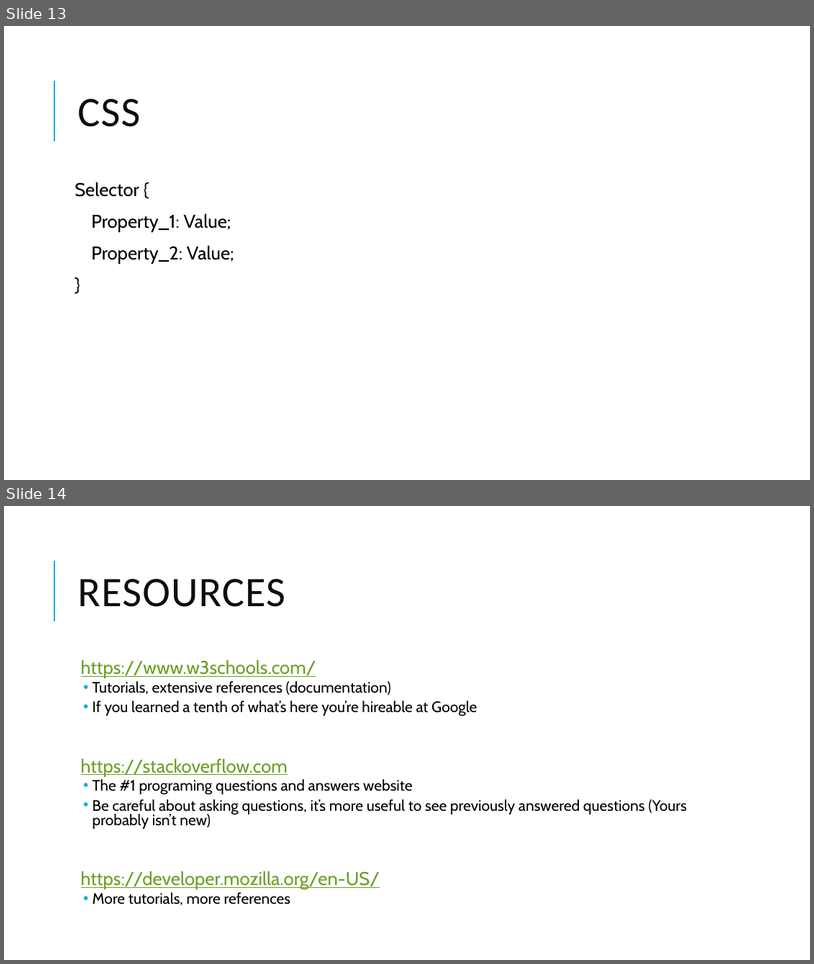
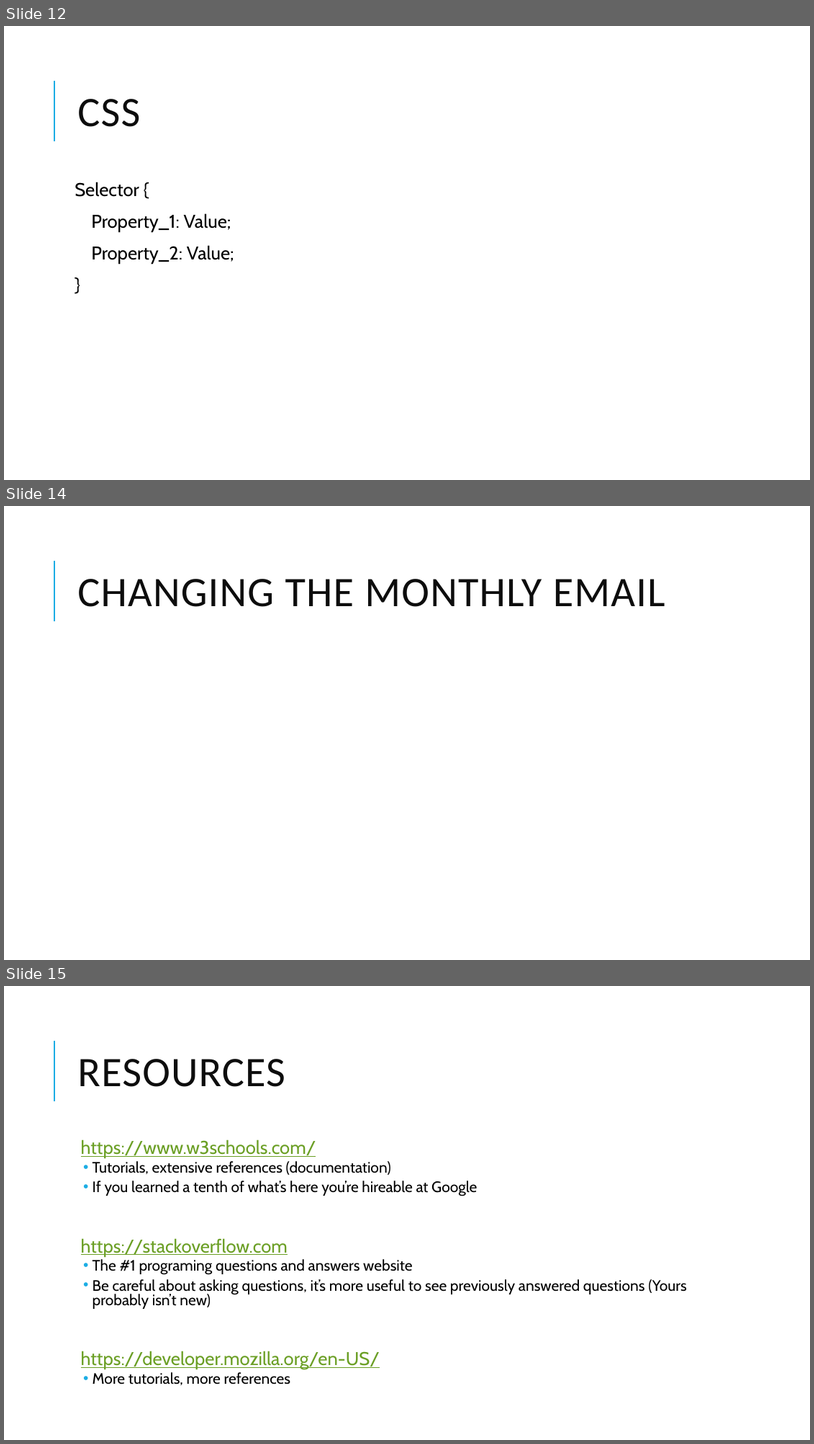
Before and after one commit to Will-Guthrie/HTML-Presentation, a slide deck: HTML and CSS.pptx. Shown one above the other, each under a label of ours: slides 13 and 14 before the commit, slides 12, 14 and 15 after it; the slides between them are not shown. The pictures are 814x964 and 814x1444 pixels, drawn with LibreOffice and Linux fonts; fonts in the diff are those of the drawing. Boxes give left, top, right and bottom in pixels: in the first picture for what was removed or moved away, otherwise in the second. Text is boxed around its words. In the diff, an @@ line names an element or a change of style, - is before the commit and + after.

```diff
--- a/HTML and CSS.pptx
+++ b/HTML and CSS.pptx
@@ slide 14 added at [4, 506, 810, 960], background #FFFFFF; not listed: 1 template element that a slide beside it also shows @@
@@ title added at [77, 579, 666, 607], 50 pt, text #0D0D0D @@
+CHANGING THE MONTHLY EMAIL
@@ what was slide 13 is now slide 12 @@
@@ what was slide 14 is now slide 15 @@
```
Also in this commit, not shown: 1 slide changed, 1 other slide added, 1 slide removed.
